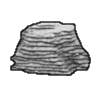
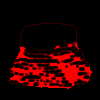
Two versions of the same layered image (100x100). Layer-by-layer changes:
added layer "mask snow" above "mask" over left=8, top=22, right=93, bottom=90
added layer "mask bg" above "snow line" over left=0, top=0, right=100, bottom=100
added layer "snow line" above "snow" over left=9, top=23, right=92, bottom=89
added layer "snow" above "line" over left=8, top=23, right=90, bottom=87
hid "line", painted on it over left=10, top=21, right=91, bottom=88
painted on "Pasted Layer" over left=9, top=21, right=92, bottom=89
